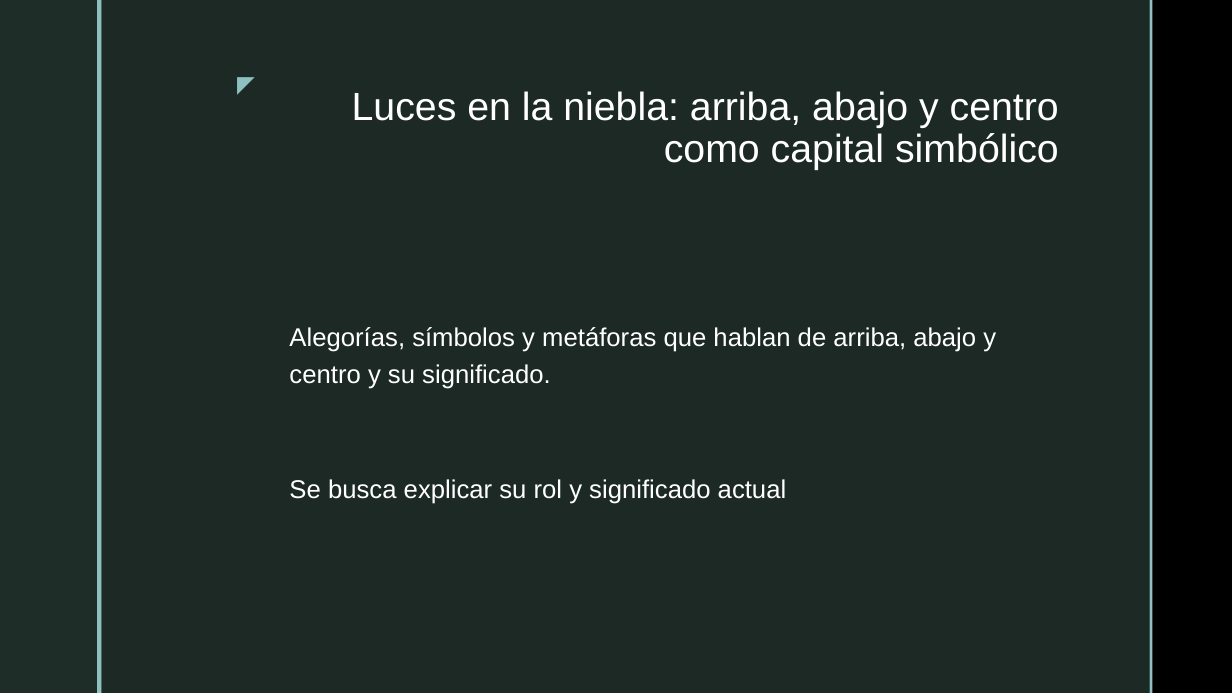
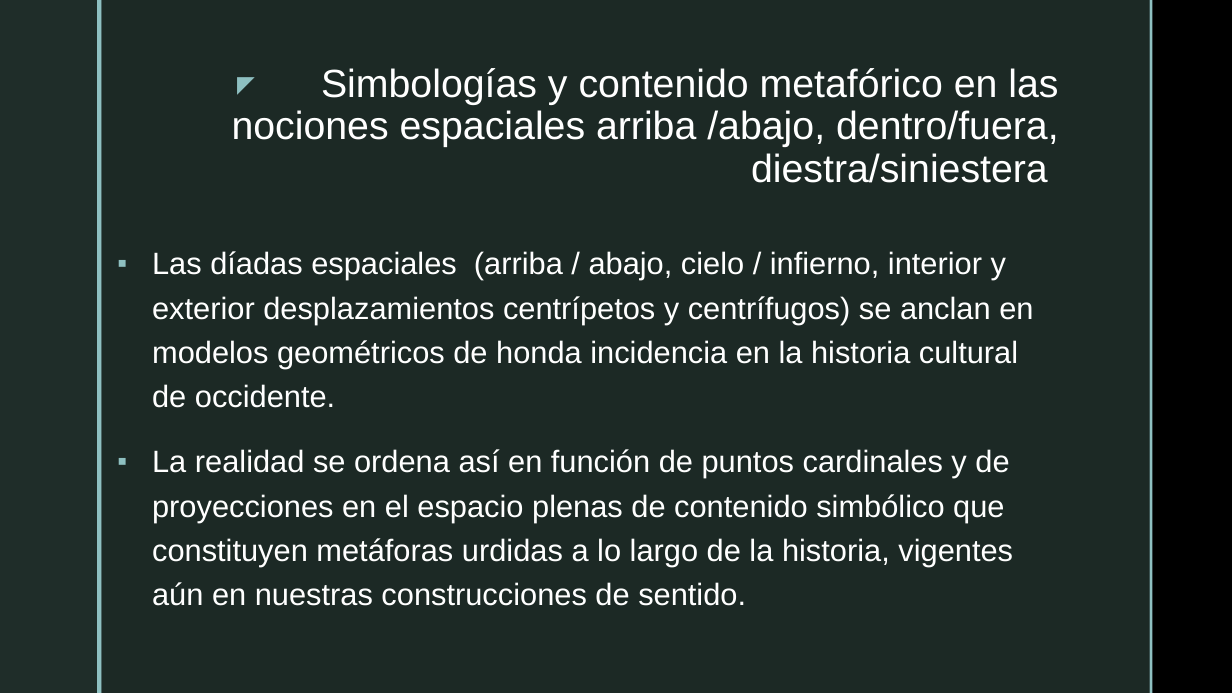
Before and after one commit to jcunisabana/philandfilm, a slide deck: slide 9 of luces en la niebla.pptx. Drawn at 1232x693 pixels with LibreOffice and Linux fonts; fonts in the diff are those of the drawing; background and template pictures are left out. Boxes give left, top, right and bottom in pixels: in the first picture for what was removed or moved away, otherwise in the second. Text is boxed around its words. In the diff, an @@ line names an element or a change of style, - is before the commit and + after.

```diff
--- a/luces en la niebla.pptx
+++ b/luces en la niebla.pptx
@@ title at (232, 68, 1059, 183): text changed @@
-Luces en la niebla: arriba, abajo y centro como capital simbólico
+Simbologías y contenido metafórico en las nociones espaciales arriba /abajo, dentro/fuera, diestra/siniestera
@@ text at (152, 251, 1033, 606): text changed; size 20 to 24 pt @@
-Alegorías, símbolos y metáforas que hablan de arriba, abajo y centro y su significado.
-Se busca explicar su rol y significado actual
+▪ Las díadas espaciales (arriba / abajo, cielo / infierno, interior y exterior desplazamientos centrípetos y centrífugos) se anclan en modelos geométricos de honda incidencia en la historia cultural de occidente.
+▪ La realidad se ordena así en función de puntos cardinales y de proyecciones en el espacio plenas de contenido simbólico que constituyen metáforas urdidas a lo largo de la historia, vigentes aún en nuestras construcciones de sentido.
```
Also in this commit, not shown: 8 other slides changed, 2 slides added, 2 slides removed, 1 other file.
